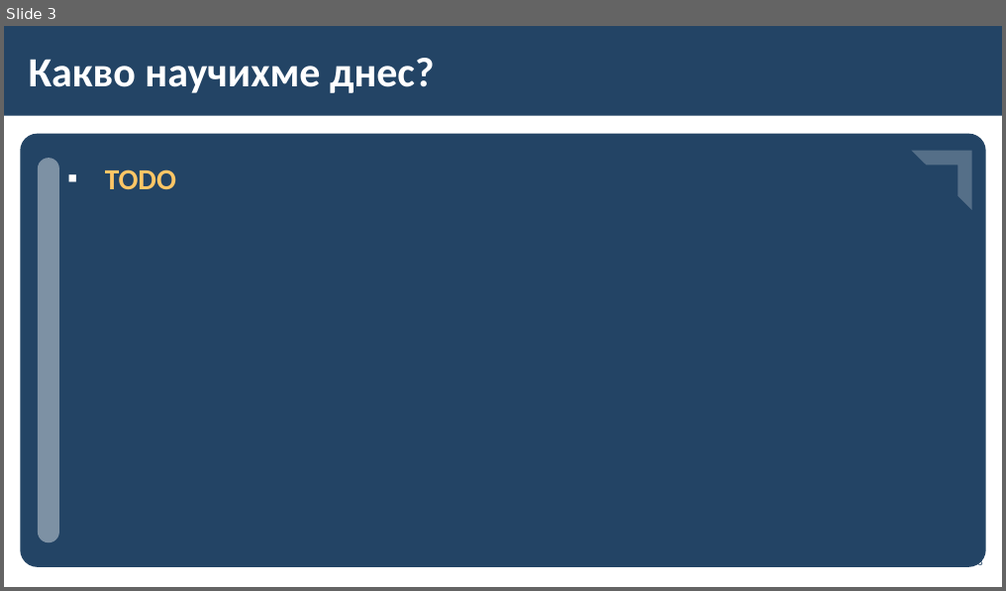
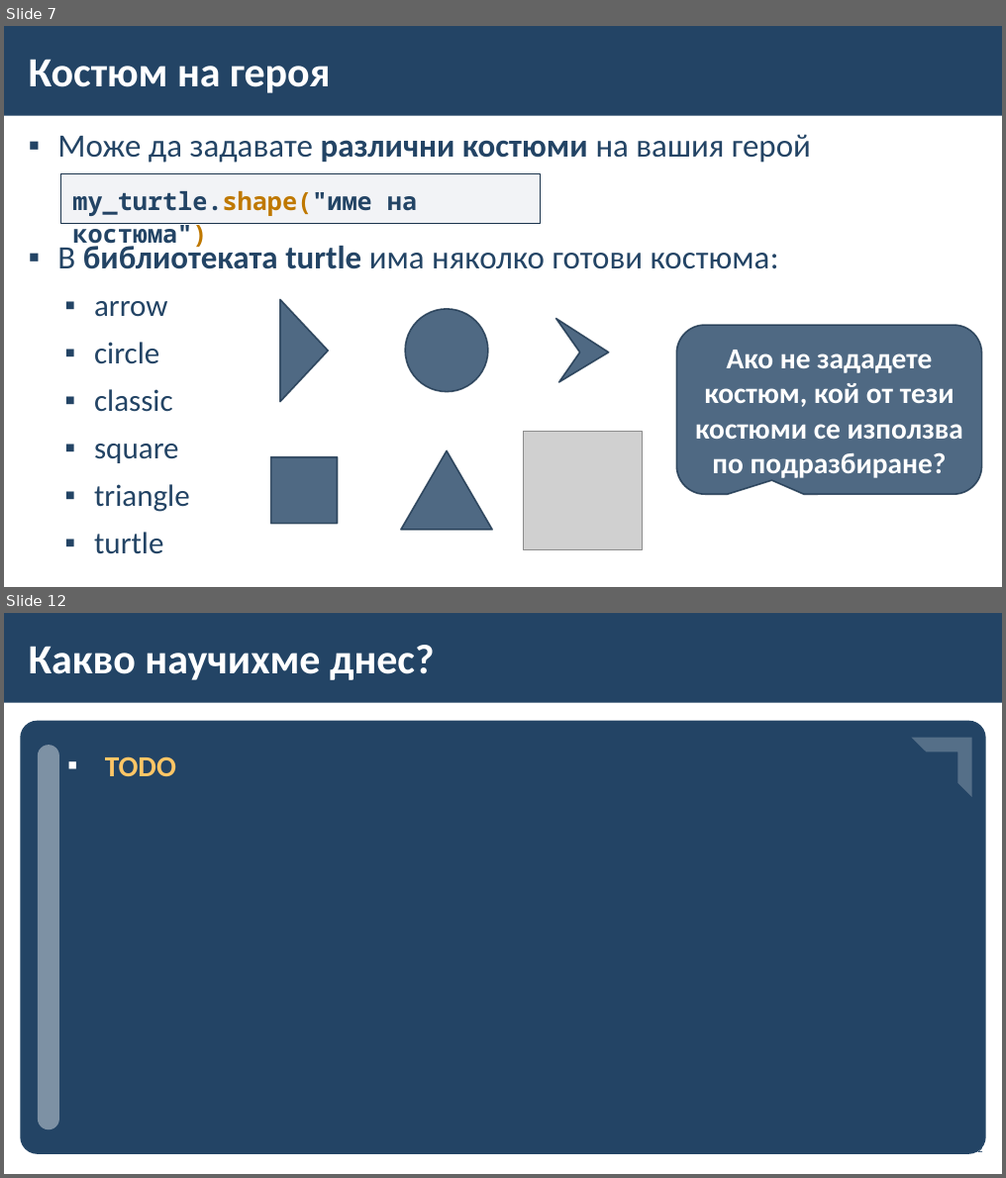
Before and after one commit to BG-IT-Edu/School-Programming, a slide deck: Courses/Computer-Modeling-and-IT/Computer-Modeling-and-IT-6-Class/32-Creating-and-Modifying-a-Character/32-Creating-and-Modifying-a-Character.pptx. Shown one above the other, each under a label of ours: slide 3 before the commit, slides 7 and 12 after it; the slides between them are not shown. The pictures are 1006x591 and 1006x1178 pixels, drawn with LibreOffice and Linux fonts; fonts in the diff are those of the drawing; grey boxes stand for pictures; background and template pictures are left out. Boxes give left, top, right and bottom in pixels: in the first picture for what was removed or moved away, otherwise in the second. Text is boxed around its words. In the diff, an @@ line names an element or a change of style, - is before the commit and + after.

```diff
--- a/Courses/Computer-Modeling-and-IT/Computer-Modeling-and-IT-6-Class/32-Creating-and-Modifying-a-Character/32-Creating-and-Modifying-a-Character.pptx
+++ b/Courses/Computer-Modeling-and-IT/Computer-Modeling-and-IT-6-Class/32-Creating-and-Modifying-a-Character/32-Creating-and-Modifying-a-Character.pptx
@@ slide 7 added at (x1=4, y1=26, x2=1002, y2=587), background #FFFFFF; not listed: 1 template element that a slide beside it also shows @@
@@ title added at (x1=29, y1=59, x2=331, y2=93), 40 pt, text #FFFFFF, bold @@
+Костюм на героя
@@ text added at (x1=57, y1=134, x2=811, y2=555), 31.4 pt, text #234465 @@
+▪ Може да задавате различни костюми на вашия герой
+▪ В библиотеката turtle има няколко готови костюма:
+  ▪ arrow
+  ▪ circle
+  ▪ classic
+  ▪ square
+  ▪ triangle
+  ▪ turtle
@@ rectangle added at (x1=60, y1=174, x2=540, y2=224), fill #ADB4C3 at 15% opacity, outline #1A334C 1 pt, 24 pt, text #234465, bold @@
+my_turtle.shape("име на костюма")
@@ triangle added at (x1=280, y1=299, x2=329, y2=402), fill #234465 at 80% opacity, outline #1A334C 1.5 pt @@
@@ ellipse added at (x1=405, y1=309, x2=488, y2=392), fill #234465 at 80% opacity, outline #1A334C 1.5 pt @@
@@ freeform shape added at (x1=555, y1=319, x2=608, y2=382), fill #234465 at 80% opacity, outline #1A334C 1.5 pt @@
@@ rounded speech box added at (x1=677, y1=325, x2=982, y2=494), fill #234465 at 80% opacity, outline #1A334C 1.5 pt, 28 pt, text #FFFFFF, bold @@
+Ако не зададете костюм, кой от тези костюми се използва по подразбиране?
@@ picture added at (x1=523, y1=431, x2=642, y2=550) @@
@@ rectangle added at (x1=271, y1=458, x2=338, y2=524), fill #234465 at 80% opacity, outline #1A334C 1.5 pt @@
@@ triangle added at (x1=401, y1=452, x2=492, y2=530), fill #234465 at 80% opacity, outline #1A334C 1.5 pt @@
@@ what was slide 3 is now slide 12 @@
```
Also in this commit, not shown: 2 slides changed, 8 other slides added, 3 other files.
